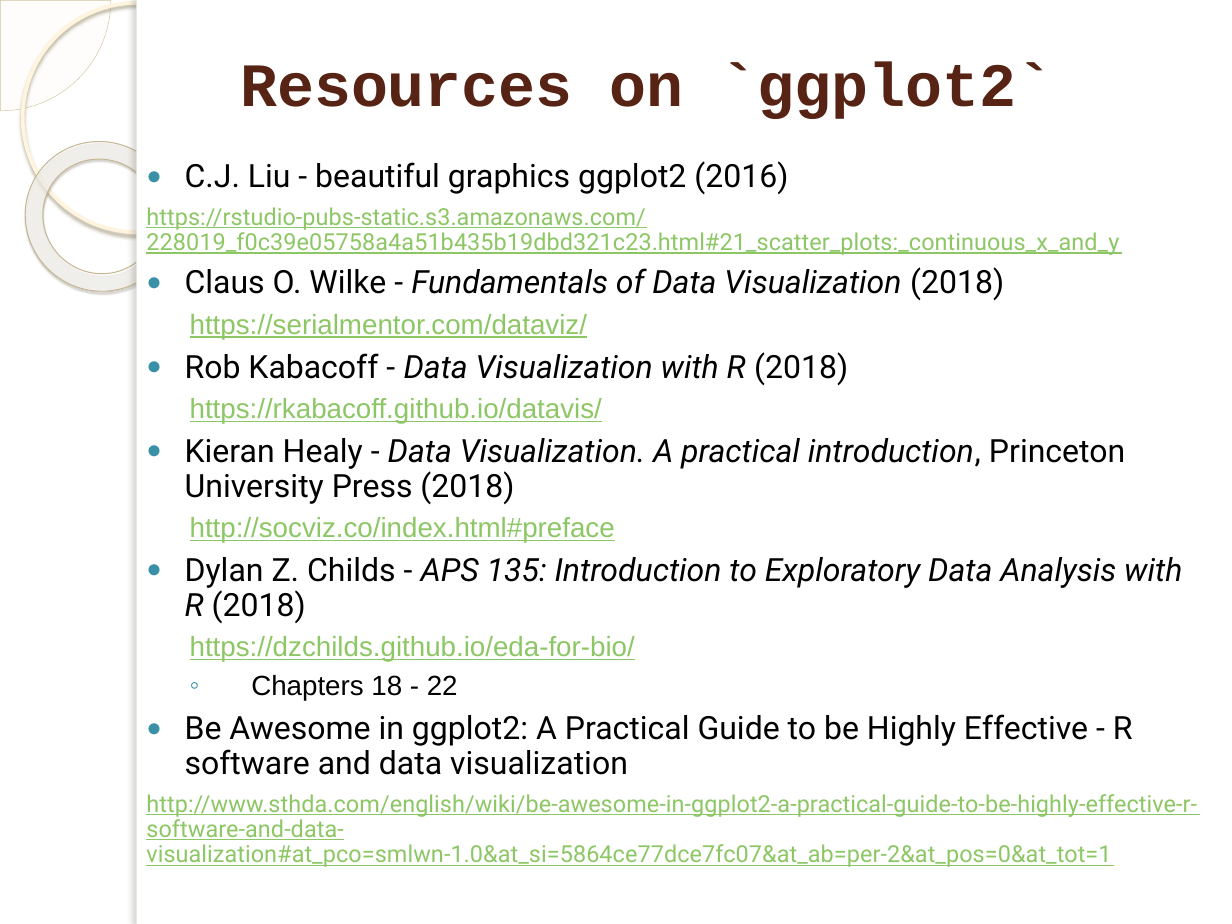
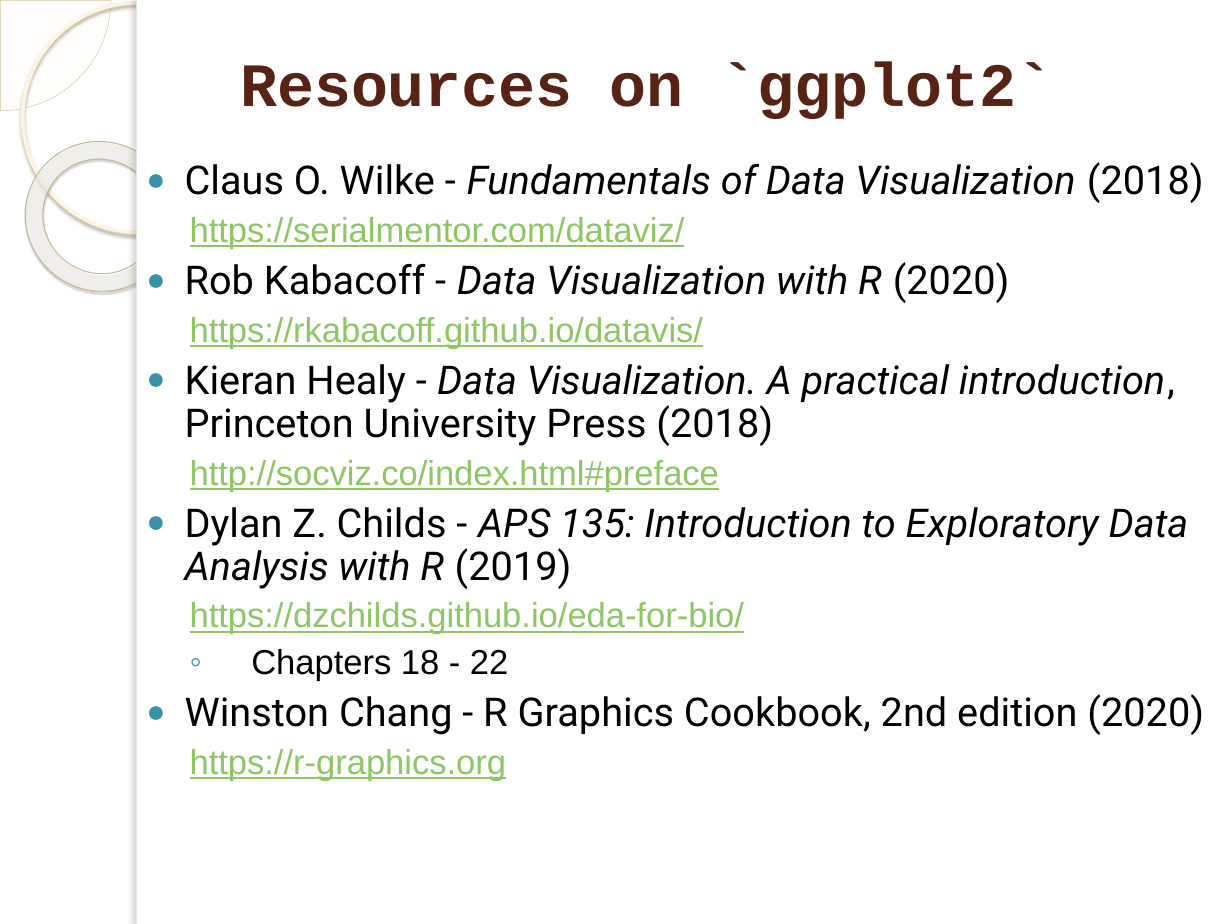
Before and after one commit to marinfotache/Data-Processing-Analysis-Science-with-R, a slide deck: slide 5 of 08 Data Visualization with -mostly- ggplot2/08_ggplot2.pptx. Drawn at 1232x924 pixels with LibreOffice and Linux fonts; fonts in the diff are those of the drawing; background and template pictures are left out. Boxes give left, top, right and bottom in pixels: in the first picture for what was removed or moved away, otherwise in the second. Text is boxed around its words. In the diff, an @@ line names an element or a change of style, - is before the commit and + after.

```diff
--- a/08 Data Visualization with -mostly- ggplot2/08_ggplot2.pptx
+++ b/08 Data Visualization with -mostly- ggplot2/08_ggplot2.pptx
@@ text at <box>146,161,1119,255</box>: paragraphs removed @@
-● C.J. Liu - beautiful graphics ggplot2 (2016)
-https://rstudio-pubs-static.s3.amazonaws.com/228019_f0c39e05758a4a51b435b19dbd321c23.html#21_scatter_plots:_continuous_x_and_y
@@ text at <box>185,162,1204,681</box>: size 18.8 to 23.2 pt in "Claus O. Wilke - Fundamentals of Data ...", "Kieran Healy - Data Visualization. A practical ..."; size 16.2 to 20.1 pt in "https://serialmentor.com/dataviz/", "https://rkabacoff.github.io/datavis/", "http://socviz.co/index.html#preface", "https://dzchilds.github.io/eda-for-bio/" and 1 more places @@
@@ text at <box>185,262,1010,303</box>: text changed; size 18.8 to 23.2 pt @@
-● Rob Kabacoff - Data Visualization with R (2018)
+● Rob Kabacoff - Data Visualization with R (2020)
@@ text at <box>185,507,1189,589</box>: text changed; size 18.8 to 23.2 pt @@
-● Dylan Z. Childs - APS 135: Introduction to Exploratory Data Analysis with R (2018)
+● Dylan Z. Childs - APS 135: Introduction to Exploratory Data Analysis with R (2019)
@@ text at <box>185,694,1204,781</box>: text changed; size 13.8 to 23.2 pt; text colour #8DC765 to #000000 @@
-● Be Awesome in ggplot2: A Practical Guide to be Highly Effective - R software and data visualization
-http://www.sthda.com/english/wiki/be-awesome-in-ggplot2-a-practical-guide-to-be-highly-effective-r-software-and-data-visualization#at_pco=smlwn-1.0&at_si=5864ce77dce7fc07&at_ab=per-2&at_pos=0&at_tot=1
+  ● Winston Chang - R Graphics Cookbook, 2nd edition (2020)
+  https://r-graphics.org
```
Also in this commit, not shown: 1 other slide changed, 1 slide added.
